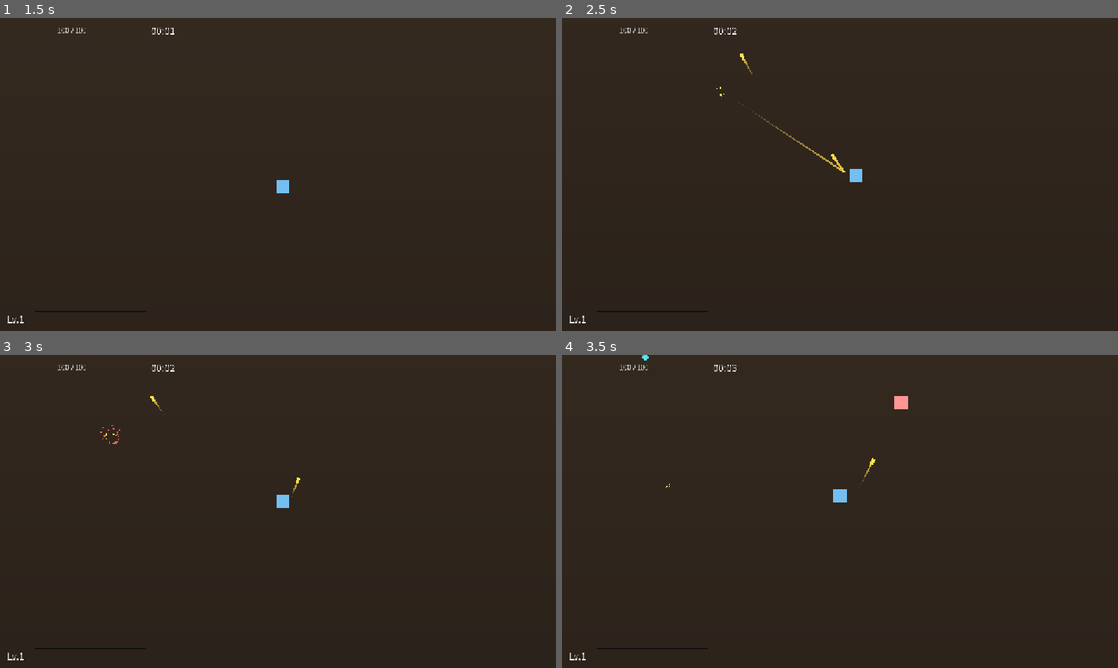
Above: before the commit, frames 1-4 (two rows, left to right).
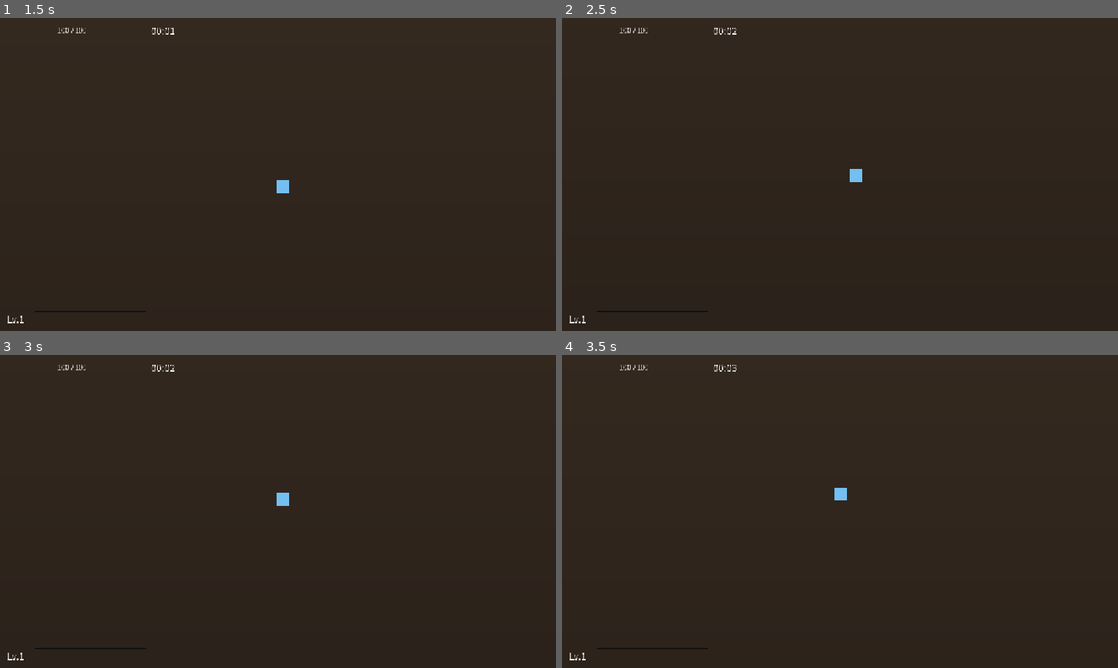
Above: after the commit, the same moments.

Repository: godlikeking/Wasteland-Overdrive
Game: Godot game, scene res://scenes/main.tscn
Two runs of this game, one before a commit and one after it. Both use one fixed random seed, a clock stepped at 60 frames per second and the inputs below.
Inputs:
- Up to frame 1 (1.5 s): tap Enter at 0.5 s; hold D (move_right) 0.53-1.28 s; tap Space at 1.25 s; hold S (move_down) from 1.28 s (still down)
- Up to frame 2 (2.5 s): release S (move_down) at 2.03 s; hold D (move_right) from 2.03 s (still down)
- Up to frame 3 (3 s): tap Enter at 2.75 s; release D (move_right) at 2.78 s; hold W (move_up) from 2.78 s (still down)
- Up to frame 4 (3.5 s): keep holding W (move_up)

Frame 1 is identical in both runs. In frame 2, 0.1% of the frame differs, in the area x 27-51%, y 11-50%; in frame 3, 0.1%; in frame 4, 0.2%, in the area x 14-63%, y 0-48%.
Error after the commit: Parse Error: Expression is of type "Node" so it can't be of type "EnemyConfig". (res://scripts/spawn_director.gd:60)

Commit message:
feat(enemies): data-driven EnemyConfig + SpawnDirector waves
Replaces single enemy type with 4 archetypes driven by EnemyConfig
resources under res://data/enemies/:
- chaser: melee, the baseline
- dasher: charges in periodically (3.5x speed burst)
- shooter: strafes at preferred range, fires EnemyProjectile
- elite_brute: high-HP, slow, big death shake, drops bonus XP

Waves are scheduled by SpawnDirector based on time-alive:
  0:00-1:00 -> chasers only
  1:00-2:00 -> chasers + 20% dasher
  2:00-3:30 -> chasers / dasher / shooter (60/15/25)
  3:30+     -> mixed plus 5% elite chance per regular spawn
  5:00+     -> guaranteed elite every 30s with a wave shake

Implementation:
- scripts/enemies/enemy_config.gd: Resource definition with stats and
  behavior flags
- scripts/enemy.gd: rewritten as a config-driven CharacterBody2D
  supporting CHASER/DASHER/SHOOTER/ELITE behaviors
- scripts/enemy_projectile.gd + .tscn: enemy-fired slow bullets
- scripts/spawn_director.gd: replaces enemy_spawner.gd, schedules
  archetypes and injects scene/xp_gem/projectile refs into configs
- scenes/enemy.tscn: stripped to a generic template (config drives
  visuals and stats at runtime)
- scenes/game.tscn: swapped EnemySpawner for SpawnDirector
- scripts/fx_manager.gd: added 'fx_manager' group for cross-scene
  label spawning
- SystemCheck: validates 4 new scripts/scenes + 4 .tres resources

Diff:
--- /dev/null
+++ b/data/enemies/chaser.tres
@@ -0,0 +1,29 @@
+[gd_resource type="Resource" script_class="EnemyConfig" load_steps=2 format=3]
+
+[ext_resource type="Script" path="res://scripts/enemies/enemy_config.gd" id="1_cfg"]
+
+[resource]
+script = ExtResource("1_cfg")
+id = "chaser"
+display_name = "拾荒者"
+behavior = 0
+scene = null
+sprite_color = Color(0.85, 0.3, 0.3, 1)
+sprite_size = Vector2(20, 20)
+collision_radius = 12.0
+max_hp = 20.0
+speed = 90.0
+contact_damage = 10.0
+contact_cooldown = 0.6
+xp_value = 1.0
+xp_gem_scene = null
+dash_interval = 2.5
+dash_speed_multiplier = 3.0
+dash_duration = 0.35
+shoot_range = 220.0
+shoot_cooldown = 1.6
+projectile_scene = null
+projectile_speed = 260.0
+projectile_damage = 8.0
+elite_shake = 7.0
+elite_xp_multiplier = 4.0
--- /dev/null
+++ b/data/enemies/dasher.tres
@@ -0,0 +1,29 @@
+[gd_resource type="Resource" script_class="EnemyConfig" load_steps=2 format=3]
+
+[ext_resource type="Script" path="res://scripts/enemies/enemy_config.gd" id="1_cfg"]
+
+[resource]
+script = ExtResource("1_cfg")
+id = "dasher"
+display_name = "突袭者"
+behavior = 2
+scene = null
+sprite_color = Color(0.95, 0.5, 0.2, 1)
+sprite_size = Vector2(20, 20)
+collision_radius = 11.0
+max_hp = 24.0
+speed = 70.0
+contact_damage = 16.0
+contact_cooldown = 0.8
+xp_value = 2.0
+xp_gem_scene = null
+dash_interval = 2.2
+dash_speed_multiplier = 3.5
+dash_duration = 0.4
+shoot_range = 220.0
+shoot_cooldown = 1.6
+projectile_scene = null
+projectile_speed = 260.0
+projectile_damage = 8.0
+elite_shake = 7.0
+elite_xp_multiplier = 4.0
--- /dev/null
+++ b/data/enemies/elite_brute.tres
@@ -0,0 +1,29 @@
+[gd_resource type="Resource" script_class="EnemyConfig" load_steps=2 format=3]
+
+[ext_resource type="Script" path="res://scripts/enemies/enemy_config.gd" id="1_cfg"]
+
+[resource]
+script = ExtResource("1_cfg")
+id = "elite_brute"
+display_name = "机械重装"
+behavior = 3
+scene = null
+sprite_color = Color(0.6, 0.15, 0.15, 1)
+sprite_size = Vector2(28, 28)
+collision_radius = 16.0
+max_hp = 220.0
+speed = 55.0
+contact_damage = 22.0
+contact_cooldown = 1.0
+xp_value = 3.0
+xp_gem_scene = null
+dash_interval = 2.5
+dash_speed_multiplier = 3.0
+dash_duration = 0.35
+shoot_range = 220.0
+shoot_cooldown = 1.6
+projectile_scene = null
+projectile_speed = 260.0
+projectile_damage = 8.0
+elite_shake = 9.0
+elite_xp_multiplier = 5.0
--- /dev/null
+++ b/data/enemies/shooter.tres
@@ -0,0 +1,29 @@
+[gd_resource type="Resource" script_class="EnemyConfig" load_steps=2 format=3]
+
+[ext_resource type="Script" path="res://scripts/enemies/enemy_config.gd" id="1_cfg"]
+
+[resource]
+script = ExtResource("1_cfg")
+id = "shooter"
+display_name = "哨兵"
+behavior = 1
+scene = null
+sprite_color = Color(0.8, 0.4, 0.9, 1)
+sprite_size = Vector2(20, 20)
+collision_radius = 11.0
+max_hp = 18.0
+speed = 75.0
+contact_damage = 8.0
+contact_cooldown = 0.7
+xp_value = 2.0
+xp_gem_scene = null
+dash_interval = 2.5
+dash_speed_multiplier = 3.0
+dash_duration = 0.35
+shoot_range = 240.0
+shoot_cooldown = 1.8
+projectile_scene = null
+projectile_speed = 280.0
+projectile_damage = 9.0
+elite_shake = 7.0
+elite_xp_multiplier = 4.0
--- a/scenes/enemy.tscn
+++ b/scenes/enemy.tscn
@@ -1,27 +1,16 @@
-[gd_scene load_steps=7 format=3]
+[gd_scene load_steps=3 format=3]
 
 [ext_resource type="Script" path="res://scripts/enemy.gd" id="1_enemy"]
-[ext_resource type="PackedScene" path="res://scenes/xp_gem.tscn" id="2_xpgem"]
 
 [sub_resource type="CircleShape2D" id="CircleShape2D_enemy"]
 radius = 12.0
-
-[sub_resource type="Gradient" id="Gradient_enemy"]
-colors = PackedColorArray(0.85, 0.25, 0.25, 1, 0.85, 0.25, 0.25, 1)
-
-[sub_resource type="GradientTexture2D" id="GradientTexture2D_enemy"]
-gradient = SubResource("Gradient_enemy")
-width = 24
-height = 24
 
 [node name="Enemy" type="CharacterBody2D"]
 collision_layer = 8
 collision_mask = 3
 script = ExtResource("1_enemy")
-xp_gem_scene = ExtResource("2_xpgem")
 
 [node name="Sprite2D" type="Sprite2D" parent="."]
-texture = SubResource("GradientTexture2D_enemy")
 
 [node name="CollisionShape2D" type="CollisionShape2D" parent="."]
 shape = SubResource("CircleShape2D_enemy")
--- /dev/null
+++ b/scenes/enemy_projectile.tscn
@@ -0,0 +1,25 @@
+[gd_scene load_steps=4 format=3]
+
+[ext_resource type="Script" path="res://scripts/enemy_projectile.gd" id="1_eproj"]
+
+[sub_resource type="CircleShape2D" id="CircleShape2D_eproj"]
+radius = 4.0
+
+[sub_resource type="Gradient" id="Gradient_eproj"]
+colors = PackedColorArray(1, 0.5, 0.5, 1, 1, 0.5, 0.5, 1)
+
+[sub_resource type="GradientTexture2D" id="GradientTexture2D_eproj"]
+gradient = SubResource("Gradient_eproj")
+width = 8
+height = 8
+
+[node name="EnemyProjectile" type="Area2D"]
+collision_layer = 8
+collision_mask = 2
+script = ExtResource("1_eproj")
+
+[node name="Sprite2D" type="Sprite2D" parent="."]
+texture = SubResource("GradientTexture2D_eproj")
+
+[node name="CollisionShape2D" type="CollisionShape2D" parent="."]
+shape = SubResource("CircleShape2D_eproj")
--- a/scenes/game.tscn
+++ b/scenes/game.tscn
@@ -1,8 +1,8 @@
-[gd_scene load_steps=12 format=3]
+[gd_scene load_steps=14 format=3]
 
 [ext_resource type="Script" path="res://scripts/game.gd" id="1_game"]
 [ext_resource type="PackedScene" path="res://scenes/player.tscn" id="2_player"]
-[ext_resource type="Script" path="res://scripts/enemy_spawner.gd" id="3_spawner"]
+[ext_resource type="Script" path="res://scripts/spawn_director.gd" id="3_spawn"]
 [ext_resource type="PackedScene" path="res://scenes/enemy.tscn" id="4_enemy"]
 [ext_resource type="PackedScene" path="res://scenes/ui/hud.tscn" id="5_hud"]
 [ext_resource type="PackedScene" path="res://scenes/ui/level_up.tscn" id="6_lvlup"]
@@ -11,6 +11,8 @@
 [ext_resource type="PackedScene" path="res://scenes/fx/floating_label.tscn" id="9_floatlabel"]
 [ext_resource type="PackedScene" path="res://scenes/fx/enemy_death_particles.tscn" id="10_edeath"]
 [ext_resource type="PackedScene" path="res://scenes/fx/bullet_hit_particles.tscn" id="11_bhit"]
+[ext_resource type="PackedScene" path="res://scenes/xp_gem.tscn" id="12_xp"]
+[ext_resource type="PackedScene" path="res://scenes/enemy_projectile.tscn" id="13_eproj"]
 
 [sub_resource type="Gradient" id="Gradient_ground"]
 offsets = PackedFloat32Array(0, 1)
@@ -40,12 +42,17 @@
 [node name="Player" parent="." instance=ExtResource("2_player")]
 position = Vector2(0, 0)
 
-[node name="EnemySpawner" type="Node2D" parent="."]
-script = ExtResource("3_spawner")
+[node name="SpawnDirector" type="Node2D" parent="."]
+script = ExtResource("3_spawn")
 enemy_scene = ExtResource("4_enemy")
+xp_gem_scene = ExtResource("12_xp")
+enemy_projectile_scene = ExtResource("13_eproj")
 player_path = NodePath("../Player")
-base_interval = 1.4
-min_interval = 0.2
+base_interval = 1.2
+min_interval = 0.18
+difficulty_ramp_time = 240.0
+burst_growth = 0.02
+elite_interval = 30.0
 
 [node name="HUD" parent="." instance=ExtResource("5_hud")]
 
--- /dev/null
+++ b/scripts/enemies/enemy_config.gd
@@ -0,0 +1,40 @@
+extends Resource
+class_name EnemyConfig
+## Data resource describing one enemy archetype. Create instances under
+## res://data/enemies/ and pass them to SpawnDirector.
+
+enum Behavior { CHASER, SHOOTER, DASHER, ELITE }
+
+@export var id: String = "chaser"
+@export var display_name: String = "拾荒者"
+@export var behavior: Behavior = Behavior.CHASER
+
+@export var scene: PackedScene          # the enemy .tscn
+@export var sprite_color: Color = Color(0.85, 0.25, 0.25, 1)
+@export var sprite_size: Vector2 = Vector2(20, 20)
+@export var collision_radius: float = 12.0
+
+# --- Stats ---
+@export var max_hp: float = 20.0
+@export var speed: float = 90.0
+@export var contact_damage: float = 10.0
+@export var contact_cooldown: float = 0.6
+@export var xp_value: float = 1.0
+@export var xp_gem_scene: PackedScene
+
+# --- Behavior-specific ---
+## DASHER: dash_interval, dash_speed_multiplier, dash_duration
+@export var dash_interval: float = 2.5
+@export var dash_speed_multiplier: float = 3.0
+@export var dash_duration: float = 0.35
+
+## SHOOTER: preferred distance to keep from player
+@export var shoot_range: float = 220.0
+@export var shoot_cooldown: float = 1.6
+@export var projectile_scene: PackedScene
+@export var projectile_speed: float = 260.0
+@export var projectile_damage: float = 8.0
+
+## ELITE: extra drops / on-death shake
+@export var elite_shake: float = 7.0
+@export var elite_xp_multiplier: float = 4.0
--- a/scripts/enemy.gd
+++ b/scripts/enemy.gd
@@ -1,13 +1,9 @@
 extends CharacterBody2D
-## Melee enemy that walks toward the player and damages on contact.
-## Drops an XP gem on death.
+## Multi-behavior enemy. Movement and combat are driven by an EnemyConfig
+## resource so we can spawn chasers, shooters, dashers, and elites from
+## a single class.
 
-@export var speed: float = 90.0
-@export var max_hp: float = 20.0
-@export var contact_damage: float = 12.0
-@export var attack_cooldown: float = 0.6
-@export var xp_value: float = 1.0
-@export var xp_gem_scene: PackedScene
+@export var config: EnemyConfig
 
 @onready var sprite: Sprite2D = $Sprite2D
 
@@ -17,33 +13,132 @@
 var _flash_tw: Tween
 var _last_hit_dir: Vector2 = Vector2.ZERO
 
+# Behavior runtime state
+var _dash_timer: float = 0.0
+var _dashing: bool = false
+var _dash_time_left: float = 0.0
+var _shoot_timer: float = 0.0
+var _shot_fired: bool = false
+
 func _ready() -> void:
 	add_to_group("enemies")
-	hp = max_hp
+	hp = config.max_hp if config else 20.0
+	_apply_visuals()
 	_player = get_tree().get_first_node_in_group("player")
+	# Randomize phase a bit so they don't sync up.
+	_dash_timer = randf_range(0.5, max(0.5, config.dash_interval)) if config else 0.0
+	_shoot_timer = randf_range(0.2, 1.0) if config else 0.0
+
+func _apply_visuals() -> void:
+	if config == null:
+		return
+	# Always give the enemy an opaque gradient sprite at the configured size.
+	if sprite.texture == null:
+		var grad: Gradient = Gradient.new()
+		grad.colors = PackedColorArray(config.sprite_color, config.sprite_color)
+		var tex: GradientTexture2D = GradientTexture2D.new()
+		tex.gradient = grad
+		tex.width = int(config.sprite_size.x)
+		tex.height = int(config.sprite_size.y)
+		sprite.texture = tex
+	else:
+		sprite.modulate = config.sprite_color
+	var cs: Node = get_node_or_null("CollisionShape2D")
+	if cs and cs.shape is CircleShape2D:
+		(cs.shape as CircleShape2D).radius = config.collision_radius
 
 func _physics_process(delta: float) -> void:
+	if config == null:
+		return
 	if _player == null or not is_instance_valid(_player):
 		_player = get_tree().get_first_node_in_group("player")
 	if _player == null:
 		return
 
-	# Chase the player. Scale to full speed regardless of framerate.
-	var dir: Vector2 = (_player.global_position - global_position).normalized()
-	velocity = dir * speed
-	move_and_slide()
-
 	if _attack_timer > 0.0:
 		_attack_timer -= delta
 
-	# Contact damage while overlapping.
+	match config.behavior:
+		EnemyConfig.Behavior.CHASER:
+			_behavior_chaser(delta)
+		EnemyConfig.Behavior.DASHER:
+			_behavior_dasher(delta)
+		EnemyConfig.Behavior.SHOOTER:
+			_behavior_shooter(delta)
+		EnemyConfig.Behavior.ELITE:
+			_behavior_chaser(delta)  # elites just chase but are tanky
+
+func _behavior_chaser(_delta: float) -> void:
+	var dir: Vector2 = (_player.global_position - global_position).normalized()
+	velocity = dir * config.speed
+	move_and_slide()
+	_apply_contact_damage()
+
+func _behavior_dasher(delta: float) -> void:
+	_dash_timer -= delta
+	if _dashing:
+		_dash_time_left -= delta
+		if _dash_time_left <= 0.0:
+			_dashing = false
+		var dir: Vector2 = (_player.global_position - global_position).normalized()
+		velocity = dir * config.speed * config.dash_speed_multiplier
+		move_and_slide()
+	elif _dash_timer <= 0.0:
+		_dashing = true
+		_dash_time_left = config.dash_duration
+		_dash_timer = config.dash_interval
+		GameState.request_camera_shake.emit(1.5, 0.10)
+	else:
+		var dir: Vector2 = (_player.global_position - global_position).normalized()
+		velocity = dir * config.speed * 0.35
+		move_and_slide()
+	_apply_contact_damage()
+
+func _behavior_shooter(delta: float) -> void:
+	# Keep preferred range: move toward or away to maintain shoot_range distance.
+	var to_player: Vector2 = _player.global_position - global_position
+	var dist: float = to_player.length()
+	var dir: Vector2 = to_player / max(0.001, dist)
+	var target_speed: float = config.speed
+	if dist > config.shoot_range + 30.0:
+		velocity = dir * target_speed
+	elif dist < config.shoot_range - 30.0:
+		velocity = -dir * target_speed
+	else:
+		# Strafe: small lateral motion so it doesn't feel static.
+		var perp: Vector2 = Vector2(-dir.y, dir.x)
+		velocity = perp * target_speed * 0.5
+	move_and_slide()
+	_apply_contact_damage()
+
+	_shoot_timer -= delta
+	if _shoot_timer <= 0.0:
+		_shoot_timer = config.shoot_cooldown
+		_fire_projectile(dir)
+
+func _fire_projectile(dir: Vector2) -> void:
+	if config.projectile_scene == null:
+		return
+	var p: Node = config.projectile_scene.instantiate()
+	get_tree().current_scene.add_child(p)
+	if p is Node2D:
+		(p as Node2D).global_position = global_position
+	if p.has_method("setup"):
+		p.setup(dir * config.projectile_speed, config.projectile_damage, 1.4)
+	# Mark the projectile as enemy bullet — see scripts/enemy_projectile.gd.
+	if p.has_method("set_enemy_bullet"):
+		p.set_enemy_bullet(true)
+
+func _apply_contact_damage() -> void:
+	if _attack_timer > 0.0:
+		return
 	for i in range(get_slide_collision_count()):
 		var col: KinematicCollision2D = get_slide_collision(i)
 		var collider: Object = col.get_collider()
 		if collider and collider.is_in_group("player") and _attack_timer <= 0.0:
 			if collider.has_method("take_damage"):
-				collider.take_damage(contact_damage)
-				_attack_timer = attack_cooldown
+				collider.take_damage(config.contact_damage)
+				_attack_timer = config.contact_cooldown
 
 func take_damage(amount: float, hit_dir: Vector2 = Vector2.ZERO) -> void:
 	hp -= amount
@@ -58,15 +153,22 @@
 		_flash_tw.kill()
 	sprite.modulate = Color(2.5, 2.5, 2.5)
 	_flash_tw = create_tween()
-	_flash_tw.tween_property(sprite, "modulate", Color(1, 1, 1), 0.14)
+	_flash_tw.tween_property(sprite, "modulate", config.sprite_color if config else Color(1, 1, 1), 0.14)
 
 func _die() -> void:
 	GameState.enemy_died.emit(global_position, _last_hit_dir)
-	if xp_gem_scene:
-		var gem: Node = xp_gem_scene.instantiate()
+	if config and config.behavior == EnemyConfig.Behavior.ELITE:
+		GameState.request_camera_shake.emit(config.elite_shake, 0.45)
+		GameState.request_hit_stop.emit(0.12)
+	# Drop XP
+	if config and config.xp_gem_scene:
+		var gem: Node = config.xp_gem_scene.instantiate()
 		if gem is Node2D:
 			(gem as Node2D).global_position = global_position
+		var gem_xp: float = config.xp_value
+		if config.behavior == EnemyConfig.Behavior.ELITE:
+			gem_xp *= config.elite_xp_multiplier
 		if gem.has_method("set_value"):
-			gem.set_value(xp_value)
+			gem.set_value(gem_xp)
 		get_tree().current_scene.add_child(gem)
 	queue_free()
--- /dev/null
+++ b/scripts/enemy_projectile.gd
@@ -0,0 +1,38 @@
+extends Area2D
+## Enemy-fired bullet. Slow, decent damage, despawns on lifetime or player hit.
+
+var velocity: Vector2 = Vector2.ZERO
+var damage: float = 8.0
+var lifetime: float = 1.4
+var _age: float = 0.0
+var _enemy_bullet: bool = true
+
+func setup(p_velocity: Vector2, p_damage: float, p_lifetime: float) -> void:
+	velocity = p_velocity
+	damage = p_damage
+	lifetime = p_lifetime
+	rotation = velocity.angle()
+
+func set_enemy_bullet(v: bool) -> void:
+	_enemy_bullet = v
+
+func _ready() -> void:
+	body_entered.connect(_on_body_entered)
+	area_entered.connect(_on_area_entered)
+	modulate = Color(1.0, 0.5, 0.5, 1)
+
+func _physics_process(delta: float) -> void:
+	global_position += velocity * delta
+	_age += delta
+	if _age >= lifetime:
+		queue_free()
+
+func _on_body_entered(body: Node) -> void:
+	if body.is_in_group("player") and body.has_method("take_damage"):
+		body.take_damage(damage)
+		queue_free()
+
+func _on_area_entered(area: Area2D) -> void:
+	# The player's PickupArea also counts as area entered; ignore.
+	if area.get_parent() and area.get_parent().is_in_group("player"):
+		return
--- a/scripts/fx_manager.gd
+++ b/scripts/fx_manager.gd
@@ -11,6 +11,7 @@
 var _camera: Node
 
 func _ready() -> void:
+	add_to_group("fx_manager")
 	# Resolve camera lazily; the player scene may not be fully ready yet.
 	call_deferred("_resolve_camera")
 	GameState.enemy_died.connect(_on_enemy_died)
--- a/scripts/globals/system_check.gd
+++ b/scripts/globals/system_check.gd
@@ -21,7 +21,9 @@
 	"res://scripts/auto_gun.gd",
 	"res://scripts/bullet.gd",
 	"res://scripts/enemy.gd",
+	"res://scripts/enemy_projectile.gd",
 	"res://scripts/enemy_spawner.gd",
+	"res://scripts/spawn_director.gd",
 	"res://scripts/xp_gem.gd",
 	"res://scripts/game.gd",
 	"res://scripts/hud.gd",
@@ -32,6 +34,7 @@
 	"res://scripts/floating_label.gd",
 	"res://scripts/burst_particles.gd",
 	"res://scripts/shake_camera.gd",
+	"res://scripts/enemies/enemy_config.gd",
 ]
 
 const REQUIRED_SCENES := [
@@ -39,6 +42,7 @@
 	"res://scenes/game.tscn",
 	"res://scenes/player.tscn",
 	"res://scenes/enemy.tscn",
+	"res://scenes/enemy_projectile.tscn",
 	"res://scenes/bullet.tscn",
 	"res://scenes/xp_gem.tscn",
 	"res://scenes/ui/hud.tscn",
@@ -48,6 +52,13 @@
 	"res://scenes/fx/floating_label.tscn",
 	"res://scenes/fx/enemy_death_particles.tscn",
 	"res://scenes/fx/bullet_hit_particles.tscn",
+]
+
+const REQUIRED_RESOURCES := [
+	"res://data/enemies/chaser.tres",
+	"res://data/enemies/dasher.tres",
+	"res://data/enemies/shooter.tres",
+	"res://data/enemies/elite_brute.tres",
 ]
 
 const REQUIRED_INPUTS := ["move_up", "move_down", "move_left", "move_right", "pause"]
@@ -65,6 +76,7 @@
 	_check_autoloads()
 	_check_scripts()
 	_check_scenes()
+	_check_resources()
 	_check_inputs()
 	_check_upgrade_db()
 	_check_theme()
@@ -116,6 +128,14 @@
 		else:
 			print("[SystemCheck] scene %s OK" % path)
 
+func _check_resources() -> void:
+	for path in REQUIRED_RESOURCES:
+		var res := ResourceLoader.load(path)
+		if res == null:
+			_fail("Resource failed to load: %s" % path)
+		else:
+			print("[SystemCheck] resource %s OK" % path)
+
 func _check_inputs() -> void:
 	for action in REQUIRED_INPUTS:
 		if not InputMap.has_action(action):
--- /dev/null
+++ b/scripts/spawn_director.gd
@@ -0,0 +1,181 @@
+extends Node2D
+## Wave / archetype scheduler. Picks an EnemyConfig based on elapsed time
+## (GameState.time_alive) and spawns it just outside the camera view.
+##
+## Archetype cadence (seconds alive):
+##   0:00 -> only chasers
+##   1:00 -> introduce dasher (20% chance at any non-elite spawn)
+##   2:00 -> introduce shooter (30% chance)
+##   3:30 -> mixed: chaser/dasher/shooter at 50/20/30
+##   5:00 -> every 30s, an elite spawns in addition to the normal cadence
+##
+## Difficulty: spawn interval shrinks from `base_interval` to `min_interval`
+## over `difficulty_ramp_time`, mirroring the original EnemySpawner.
+
+@export var enemy_scene: PackedScene
+@export var xp_gem_scene: PackedScene
+@export var enemy_projectile_scene: PackedScene
+@export var camera: Camera2D
+@export var player_path: NodePath
+@export var configs_path: NodePath  # Node that has enemy configs as children
+@export var base_interval: float = 1.2
+@export var min_interval: float = 0.18
+@export var difficulty_ramp_time: float = 240.0
+@export var spawn_padding: float = 80.0
+@export var burst_growth: float = 0.02
+@export var start_wave_shake: float = 5.0
+@export var elite_interval: float = 30.0
+
+var _spawn_accum: float = 0.0
+var _elite_accum: float = 0.0
+var _player: Node2D
+var _configs_root: Node
+var _configs: Array = []  # Array[EnemyConfig]
+
+func _ready() -> void:
+	if player_path != NodePath():
+		_player = get_node_or_null(player_path)
+	if configs_path != NodePath():
+		_configs_root = get_node_or_null(configs_path)
+	_cache_configs()
+	GameState.leveled_up.connect(_on_leveled_up)
+	print("[SpawnDirector] ready with %d configs" % _configs.size())
+
+func _cache_configs() -> void:
+	_configs.clear()
+	if _configs_root == null:
+		# Fallback: load known configs by resource path.
+		for path in [
+			"res://data/enemies/chaser.tres",
+			"res://data/enemies/dasher.tres",
+			"res://data/enemies/shooter.tres",
+			"res://data/enemies/elite_brute.tres",
+		]:
+			var res: Resource = ResourceLoader.load(path)
+			if res is EnemyConfig:
+				(_configs as Array).append(res)
+		_inject_runtime_refs(_configs)
+		return
+	for child in _configs_root.get_children():
+		if child is EnemyConfig:
+			(_configs as Array).append(child)
+	_inject_runtime_refs(_configs)
+
+func _inject_runtime_refs(list: Array) -> void:
+	for c in list:
+		if not (c is EnemyConfig):
+			continue
+		if c.scene == null:
+			c.scene = enemy_scene
+		if c.xp_gem_scene == null:
+			c.xp_gem_scene = xp_gem_scene
+		if c.behavior == EnemyConfig.Behavior.SHOOTER and c.projectile_scene == null:
+			c.projectile_scene = enemy_projectile_scene
+
+func _process(delta: float) -> void:
+	if _configs.is_empty():
+		return
+	if _player == null or not is_instance_valid(_player):
+		_player = get_tree().get_first_node_in_group("player")
+	if _player == null:
+		return
+
+	# --- Difficulty interval ---
+	var t: float = GameState.time_alive
+	var progress: float = clamp(t / difficulty_ramp_time, 0.0, 1.0)
+	var interval: float = lerp(base_interval, min_interval, progress)
+
+	# --- Regular cadence ---
+	_spawn_accum += delta
+	if _spawn_accum >= interval:
+		_spawn_accum = 0.0
+		var burst: int = 1 + int(t * burst_growth)
+		for i in range(burst):
+			_spawn_one(_pick_archetype(false))
+
+	# --- Elite cadence ---
+	_elite_accum += delta
+	if _elite_accum >= elite_interval and t >= 300.0:
+		_elite_accum = 0.0
+		_spawn_one(_pick_archetype(true), true)
+		GameState.request_camera_shake.emit(start_wave_shake, 0.35)
+		GameState.request_hit_stop.emit(0.06)
+		# Big floating label
+		var player_pos: Vector2 = _player.global_position
+		_spawn_label(player_pos, "ELITE WAVE", Color(1, 0.4, 0.4), 30, 1.4)
+
+func _pick_archetype(force_elite: bool) -> EnemyConfig:
+	if force_elite:
+		return _find_config("elite_brute")
+	var t: float = GameState.time_alive
+	var roll: float = randf()
+	if t < 60.0:
+		return _find_config("chaser")
+	# t in [60, 120)
+	if t < 120.0:
+		# chaser 80% / dasher 20%
+		return _find_config("dasher") if roll < 0.2 else _find_config("chaser")
+	# t in [120, 210)
+	if t < 210.0:
+		# chaser 60% / dasher 15% / shooter 25%
+		if roll < 0.6: return _find_config("chaser")
+		if roll < 0.75: return _find_config("dasher")
+		return _find_config("shooter")
+	# t >= 210
+	# chaser 45% / dasher 20% / shooter 30% / elite 5%
+	var elite_r: float = 0.05
+	if roll < elite_r: return _find_config("elite_brute")
+	if roll < elite_r + 0.45: return _find_config("chaser")
+	if roll < elite_r + 0.65: return _find_config("dasher")
+	return _find_config("shooter")
+
+func _find_config(id: String) -> EnemyConfig:
+	for c in _configs:
+		if c is EnemyConfig and c.id == id:
+			return c
+	# Hard fallback.
+	return _configs[0] if not _configs.is_empty() else null
+
+func _spawn_one(cfg: EnemyConfig, announce: bool = false) -> void:
+	if cfg == null or cfg.scene == null:
+		return
+	var enemy: Node = cfg.scene.instantiate()
+	if enemy is Node2D:
+		(enemy as Node2D).global_position = _random_offscreen_point()
+	if enemy is CharacterBody2D:
+		# Push config into the freshly-instantiated scene.
+		(enemy as CharacterBody2D).set("config", cfg)
+	# Reset collision_layer/mask for ranged shooter (uses enemy_projectile Scene)
+	get_tree().current_scene.add_child(enemy)
+	if announce:
+		print("[SpawnDirector] spawned %s" % cfg.id)
+
+func _random_offscreen_point() -> Vector2:
+	var vp: Vector2 = get_viewport_rect().size
+	var cam_pos: Vector2 = _player.global_position
+	var zoom: Vector2 = Vector2.ONE
+	if camera and is_instance_valid(camera):
+		cam_pos = camera.global_position
+		zoom = camera.zoom
+	else:
+		var cam: Node = _player.get_node_or_null("Camera2D")
+		if cam and cam is Camera2D:
+			zoom = (cam as Camera2D).zoom
+	var half: Vector2 = (vp / zoom) * 0.5 + Vector2(spawn_padding, spawn_padding)
+	var side: int = randi() % 4
+	match side:
+		0: return cam_pos + Vector2(randf_range(-half.x, half.x), -half.y)
+		1: return cam_pos + Vector2(randf_range(-half.x, half.x), half.y)
+		2: return cam_pos + Vector2(-half.x, randf_range(-half.y, half.y))
+		_: return cam_pos + Vector2(half.x, randf_range(-half.y, half.y))
+
+func _spawn_label(pos: Vector2, text: String, color: Color, font_size: int, life: float) -> void:
+	var list: Array = get_tree().get_nodes_in_group("fx_manager")
+	if list.is_empty():
+		return
+	var fx: Node = list[0]
+	if fx and fx.has_method("_spawn_label"):
+		fx._spawn_label(pos, text, color, font_size, life)
+
+func _on_leveled_up(_lvl: int) -> void:
+	GameState.request_camera_shake.emit(2.0, 0.15)
Not shown, added: scripts/enemies/enemy_config.gd.uid
Not shown, added: scripts/enemy_projectile.gd.uid
